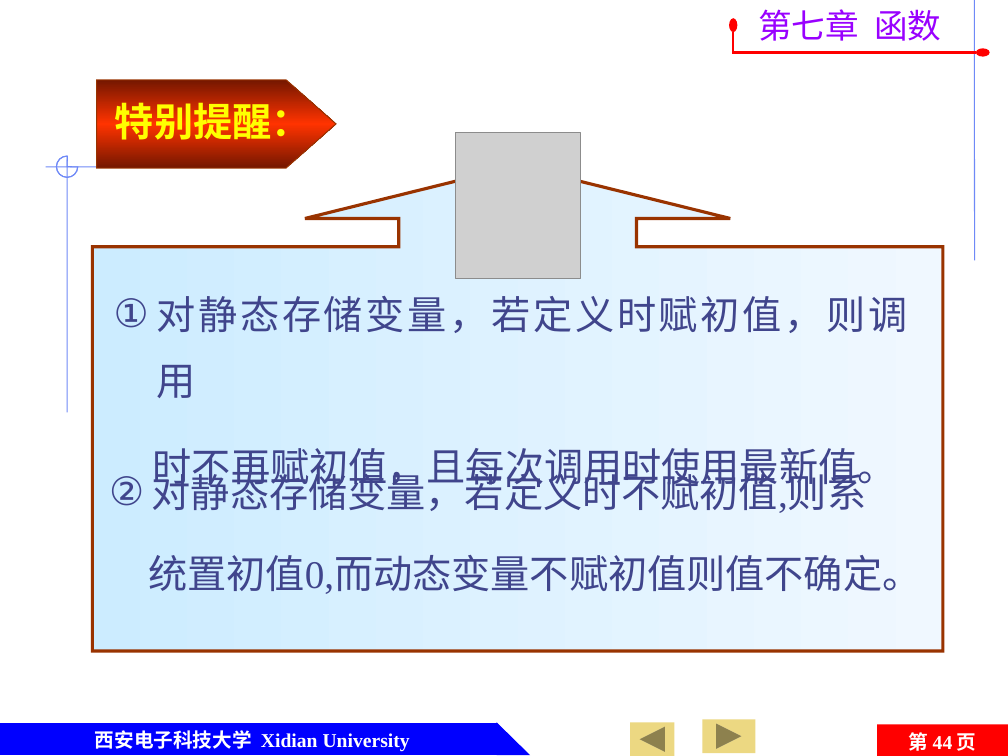
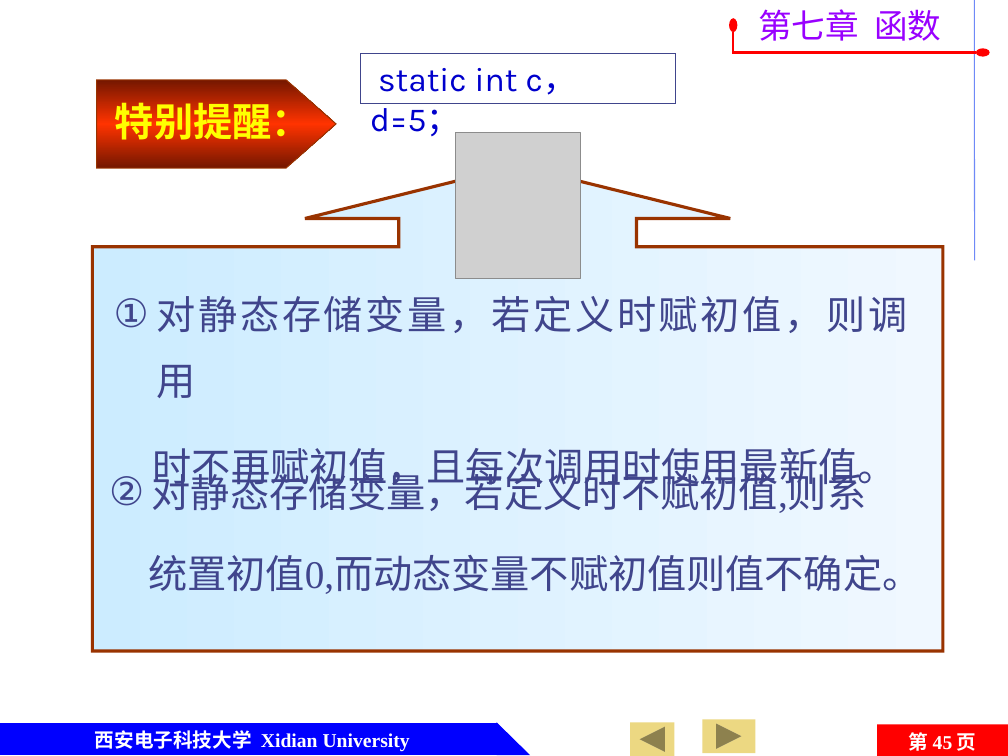
Before and after one commit to jtrfid/C-Repositories, a slide deck: slide 45 of 2016/C语言/课件/第7章 函数及变量存储类型.pptx (slide 44 before the commit). Drawn at 1008x756 pixels with LibreOffice and Linux fonts; fonts in the diff are those of the drawing; grey boxes stand for pictures; background and template pictures are left out. Boxes give left, top, right and bottom in pixels: in the first picture for what was removed or moved away, otherwise in the second. Text is boxed around its words. In the diff, an @@ line names an element or a change of style, - is before the commit and + after.

```diff
--- a/2016/C语言/课件/第7章 函数及变量存储类型.pptx
+++ b/2016/C语言/课件/第7章 函数及变量存储类型.pptx
@@ rectangle added at <box>360,53,674,104</box>, outline #40458C 0.75 pt, 24 pt, text #0000CC @@
+static int c，d=5；
@@ line removed from (242, 167) to (45, 167) @@
@@ freeform shape removed at <box>56,156,78,177</box> @@
@@ line removed from (68, 156) to (68, 412) @@
@@ page number at <box>909,732,977,751</box>: text changed @@
-第 44 页
+第 45 页
```
Also in this commit, not shown: 61 other slides changed, 1 slide added, 3 other files.
